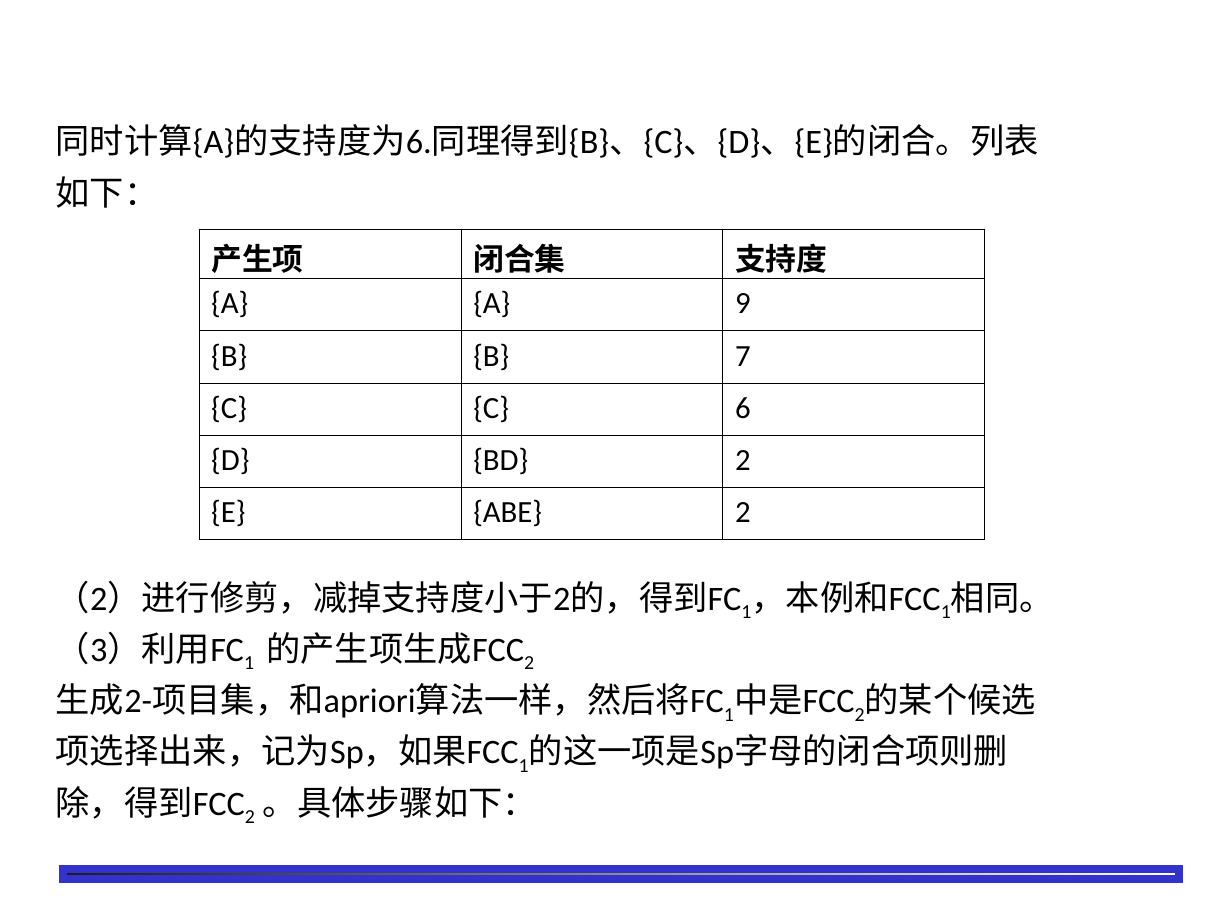
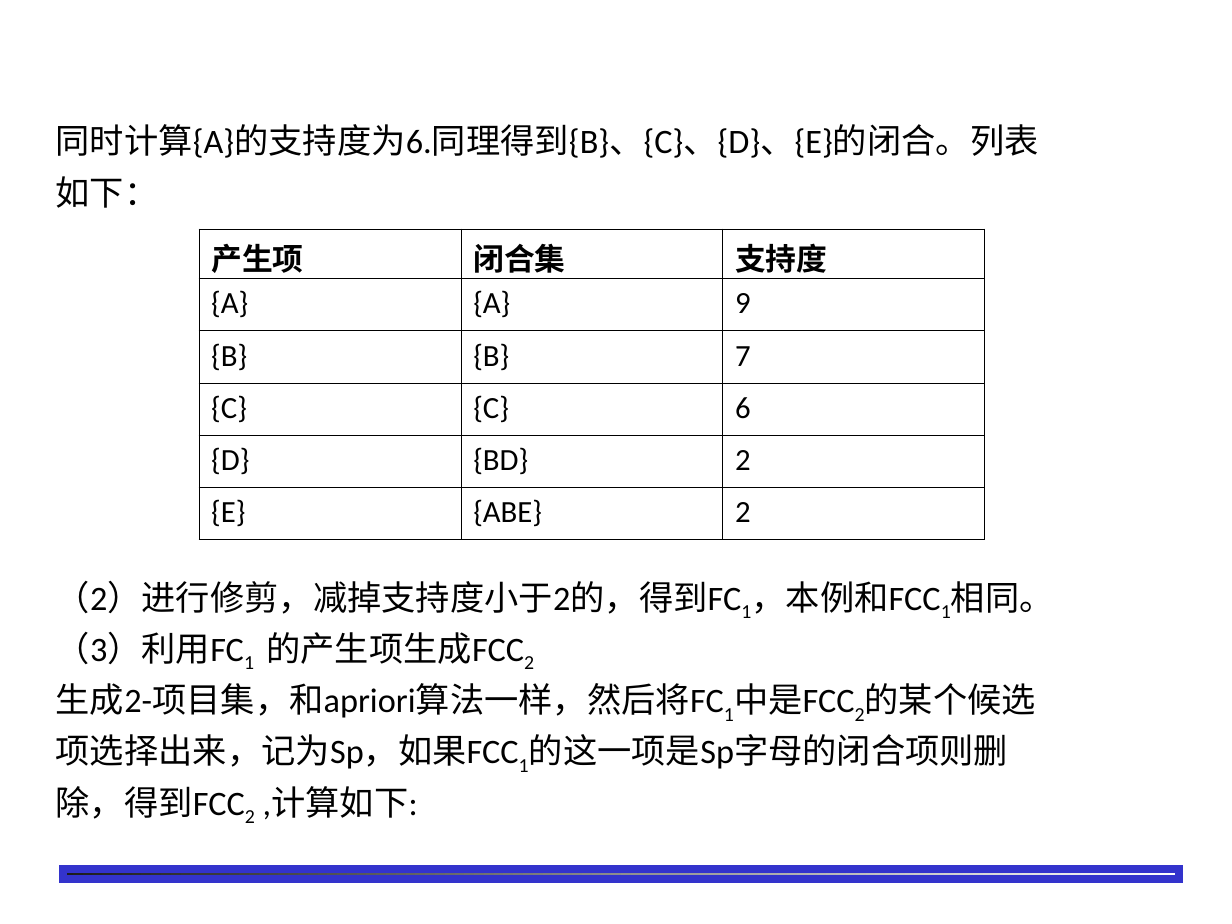
Before and after one commit to shfkuang/shfkuang.github.io, a slide deck: slide 16 of dm/ch3.2.ppt (slide 17 before the commit). Drawn at 1232x924 pixels with LibreOffice and Linux fonts; fonts in the diff are those of the drawing; background and template pictures are left out. Boxes give left, top, right and bottom in pixels: in the first picture for what was removed or moved away, otherwise in the second. Text is boxed around its words. In the diff, an @@ line names an element or a change of style, - is before the commit and + after.

```diff
--- a/dm/ch3.2.ppt
+++ b/dm/ch3.2.ppt
@@ text at (56, 683, 724, 819): text changed @@
-生成2-项目集，和apriori算法一样，然后将FC1中是FCC2的某个候选项选择出来，记为Sp，如果FCC1的这一项是Sp字母的闭合项则删除，得到FCC2 。具体步骤如下：
+生成2-项目集，和apriori算法一样，然后将FC1中是FCC2的某个候选项选择出来，记为Sp，如果FCC1的这一项是Sp字母的闭合项则删除，得到FCC2 ,计算如下:
```
Also in this commit, not shown: 3 other slides changed, 2 slides added, 2 slides removed, 2 other files.
